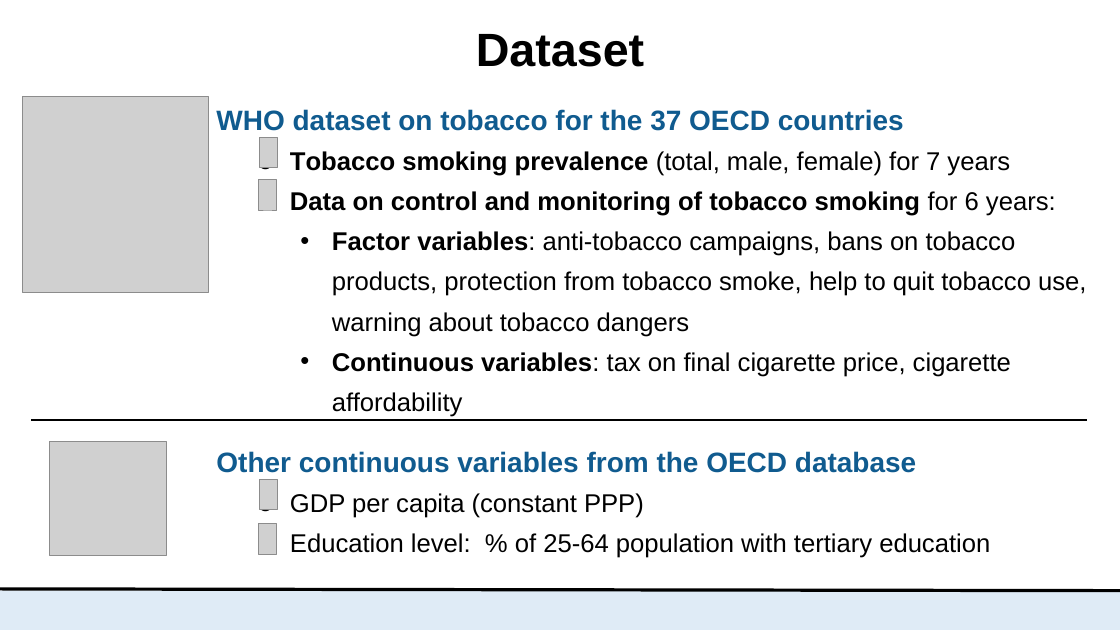
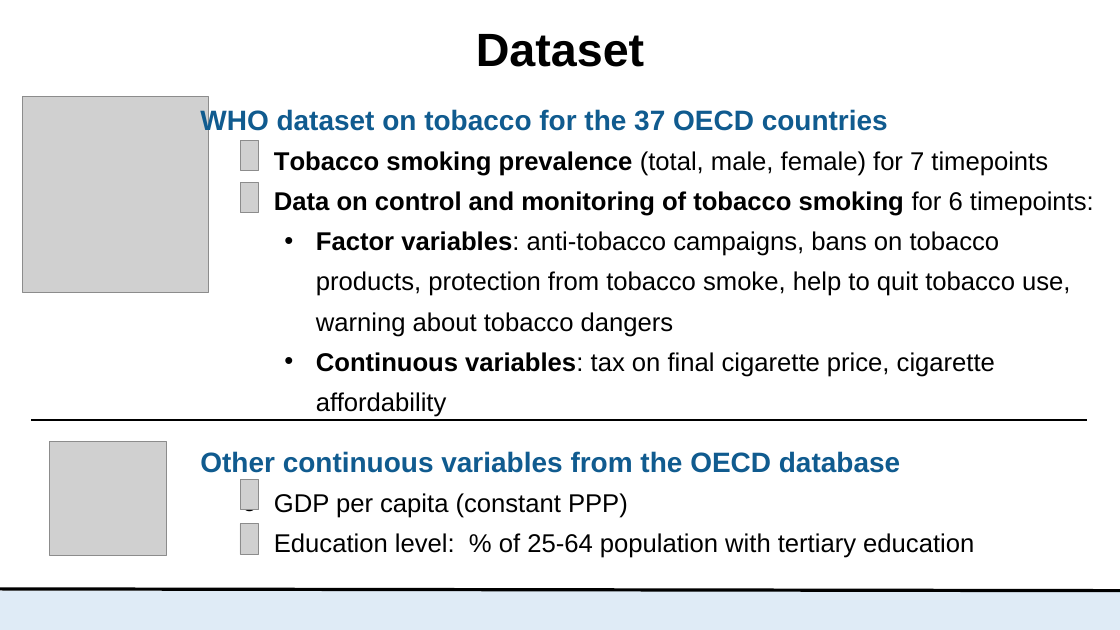
Before and after one commit to fl-hi1/Nonparametric-Statistics-project, a slide deck: slide 3 of presentations/1_LacombePetruso.pptx. Drawn at 1120x630 pixels with LibreOffice and Linux fonts; fonts in the diff are those of the drawing; grey boxes stand for pictures. Boxes give left, top, right and bottom in pixels: in the first picture for what was removed or moved away, otherwise in the second. Text is boxed around its words. In the diff, an @@ line names an element or a change of style, - is before the commit and + after.

Commit message:
changed time in timepoints

```diff
--- a/presentations/1_LacombePetruso.pptx
+++ b/presentations/1_LacombePetruso.pptx
@@ text "WHO dataset on tobacco for ...": place and size @@
-text "WHO dataset on tobacco for ..." at [216,109,1086,558]
+text "WHO dataset on tobacco for ..." at [200,108,1094,558]
@@ text at [274,151,1094,216]: text changed @@
-  o Tobacco smoking prevalence (total, male, female) for 7 years
-  o Data on control and monitoring of tobacco smoking for 6 years:
+  o Tobacco smoking prevalence (total, male, female) for 7 timepoints
+  o Data on control and monitoring of tobacco smoking for 6 timepoints:
@@ 4 pictures: place and size @@
-4 pictures at [259,138,277,555]
+4 pictures at [240,140,259,555]
```
Also in this commit, not shown: 1 other file.
